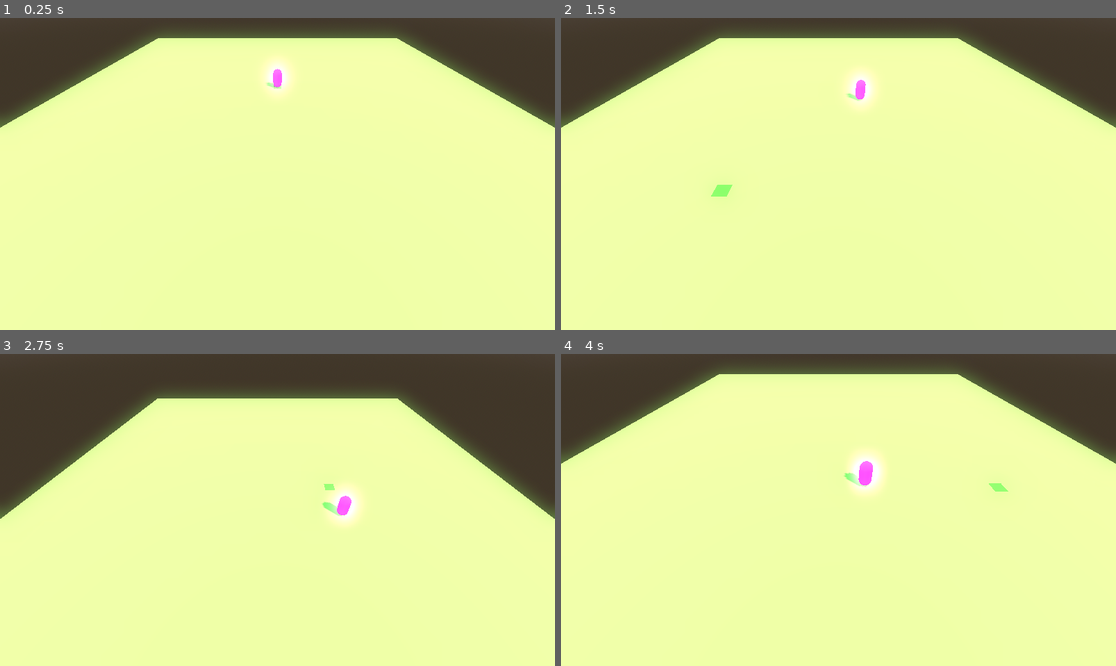
Above: before the commit, frames 1-4 (two rows, left to right).
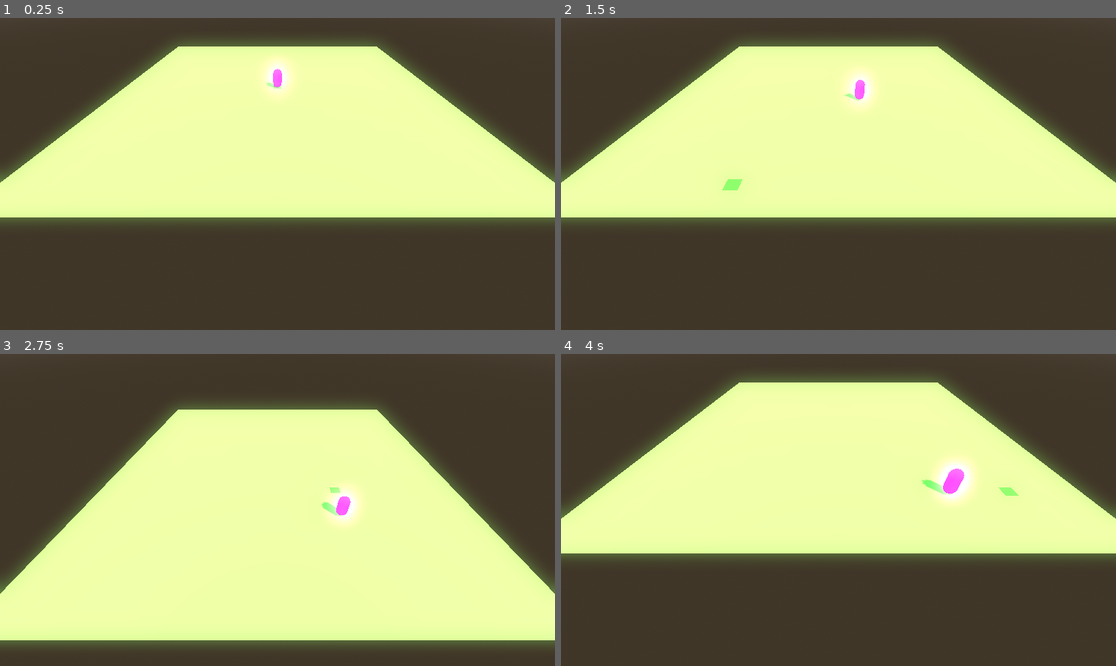
Above: after the commit, the same moments.

Repository: alexandremassaro/power-td
Game: Godot game, scene res://scenes/base_map.tscn
Same seed, same stepped clock (60 frames per second), same inputs: the game is played once before the commit and once after it.
Inputs (mouse positions are in pixels of both pictures, inside the frame that each line leads up to):
- Up to frame 1 (0.25 s): no input
- Up to frame 2 (1.5 s): tap Enter at 0.5 s; move the mouse to (960, 158) at 0.52 s; hold Right (ui_right) 0.53-1.28 s; right-click (960, 158) at 0.6 s; click (960, 158) at 0.67 s; move the mouse to (727, 189) at 1.27 s; hold Down (ui_down) from 1.28 s (still down); tap Mouse wheel up (zoom_in) at 1.35 s; click (727, 189) at 1.42 s
- Up to frame 3 (2.75 s): move the mouse to (333, 441) at 2.02 s; release Down (ui_down) at 2.03 s; hold Right (ui_right) from 2.03 s (still down); tap Mouse wheel down (zoom_out) at 2.1 s; click (333, 441) at 2.17 s
- Up to frame 4 (4 s): move the mouse to (810, 572) at 2.77 s; release Right (ui_right) at 2.78 s; hold Up (ui_up) 2.78-3.53 s; right-click (810, 572) at 2.85 s; click (810, 572) at 2.92 s; move the mouse to (1005, 556) at 3.52 s; hold Left (ui_left) from 3.53 s (still down); hold Mouse wheel up (zoom_in) from 3.53 s (still down); click (1005, 556) at 3.67 s

The runs differ from the first frame. In frame 1, 46% of the frame differs, in the area x 0-100%, y 4-100%; in frame 2, 47%; in frame 3, 22%; in frame 4, 48%.

Commit message:
Implemented character path queue

Diff:
--- a/scenes/base_map.tscn
+++ b/scenes/base_map.tscn
@@ -8,7 +8,7 @@
 [ext_resource type="PackedScene" uid="uid://hfsj4vsntw7e" path="res://scenes/player_character.tscn" id="5_e6k12"]
 
 [sub_resource type="BoxShape3D" id="BoxShape3D_3nuxk"]
-size = Vector3(50, 0, 50)
+size = Vector3(37, 0, 37)
 
 [sub_resource type="ShaderMaterial" id="ShaderMaterial_o23v6"]
 render_priority = 0
@@ -17,7 +17,7 @@
 
 [sub_resource type="QuadMesh" id="QuadMesh_4ww3n"]
 material = SubResource("ShaderMaterial_o23v6")
-size = Vector2(50, 50)
+size = Vector2(37, 37)
 orientation = 1
 
 [sub_resource type="ShaderMaterial" id="ShaderMaterial_yv3mv"]
@@ -87,4 +87,3 @@
 shadow_normal_bias = 1.0
 
 [node name="PlayerCharacter" parent="." instance=ExtResource("5_e6k12")]
-transform = Transform3D(1, 0, 0, 0, 1, 0, 0, 0, 1, 0, 1, 0)
--- a/scenes/player_character.tscn
+++ b/scenes/player_character.tscn
@@ -18,7 +18,9 @@
 script = ExtResource("1_6r27q")
 
 [node name="CollisionShape3D" type="CollisionShape3D" parent="."]
+transform = Transform3D(1, 0, 0, 0, 1, 0, 0, 0, 1, 0, 1, 0)
 shape = SubResource("CapsuleShape3D_4ww3n")
 
 [node name="MeshInstance3D" type="MeshInstance3D" parent="."]
+transform = Transform3D(1, 0, 0, 0, 1, 0, 0, 0, 1, 0, 1, 0)
 mesh = SubResource("CapsuleMesh_e6k12")
--- a/scripts/grid_manager.gd
+++ b/scripts/grid_manager.gd
@@ -1,7 +1,7 @@
 class_name GridManager
 extends Node3D
 
-@export var grid_size: Vector2i = Vector2i(50, 50)
+@export var grid_size: Vector2i = Vector2i(37, 37)
 @export var cell_size: float = 1.0
 
 var grid_offset: Vector2 = Vector2.ZERO
@@ -20,15 +20,15 @@
 			grid_data[cell_pos] = {
 				"occupied" = false,
 				"wallkable" = true,
-				"has_tower" = false,
+				"has_building" = false,
 				}
 
 
 func world_to_grid(world_position : Vector2) -> Vector2i:
 	var adjusted = world_position - grid_offset
 	var grid_position : Vector2i = Vector2i(
-			floori(adjusted.x / cell_size),
-			floori(adjusted.y / cell_size)
+			roundi(adjusted.x / cell_size),
+			roundi(adjusted.y / cell_size)
 		)
 
 	return grid_position
@@ -36,8 +36,8 @@
 
 func grid_to_world(grid_position: Vector2i) -> Vector2:
 	var world_position : Vector2 = Vector2(
-			grid_position.x * cell_size + cell_size * 0.5,
-			grid_position.y * cell_size + cell_size * 0.5
+			grid_position.x * cell_size,
+			grid_position.y * cell_size
 		)
 
 	return world_position
--- a/scripts/player_character.gd
+++ b/scripts/player_character.gd
@@ -6,12 +6,7 @@
 
 @onready var grid_manager : GridManager
 var move_target = null
-
-
-func move_to(destination : Vector2):
-	var grid_pos = grid_manager.world_to_grid(destination)
-	var snapped_world = grid_manager.grid_to_world(grid_pos)
-	move_target = Vector3(snapped_world.x, 0.0, snapped_world.y)
+var path : Array[Vector3] = []
 
 
 func _ready() -> void:
@@ -31,12 +26,23 @@
 		var direction = global_position.direction_to(move_target)
 		var distance = global_position.distance_to(move_target)
 
-		if direction and distance >= 1.0:
+		if direction and distance >= 0.1:
 			velocity.x = direction.x * SPEED
 			velocity.z = direction.z * SPEED
 		else:
-			move_target = null
-			velocity.x = move_toward(velocity.x, 0, SPEED)
-			velocity.z = move_toward(velocity.z, 0, SPEED)
+			move_target = path.pop_front()
+
+			if not move_target:
+				velocity.x = move_toward(velocity.x, 0, SPEED)
+				velocity.z = move_toward(velocity.z, 0, SPEED)
 
 		move_and_slide()
+	else:
+		move_target = path.pop_front()
+
+
+func move_to(destination : Vector2):
+	var grid_pos = grid_manager.world_to_grid(destination)
+	var snapped_world = grid_manager.grid_to_world(grid_pos)
+	path.push_back(Vector3(snapped_world.x, 0.0, snapped_world.y))
+	# move_target = Vector3(snapped_world.x, 0.0, snapped_world.y)
